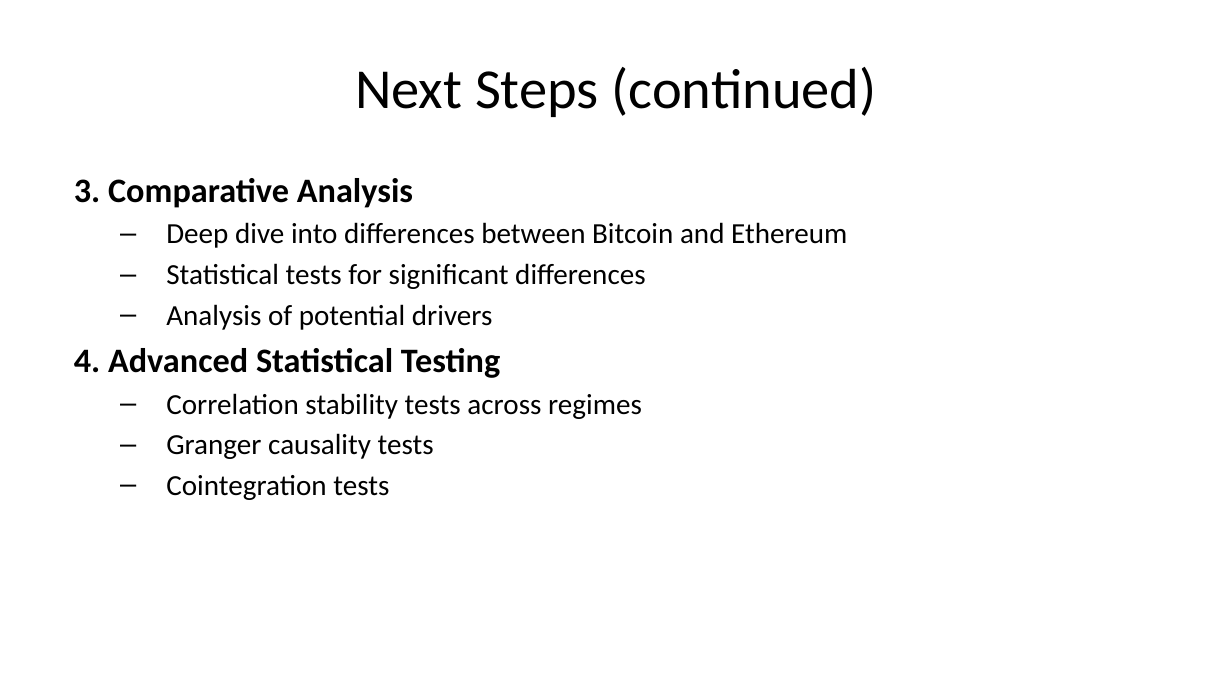
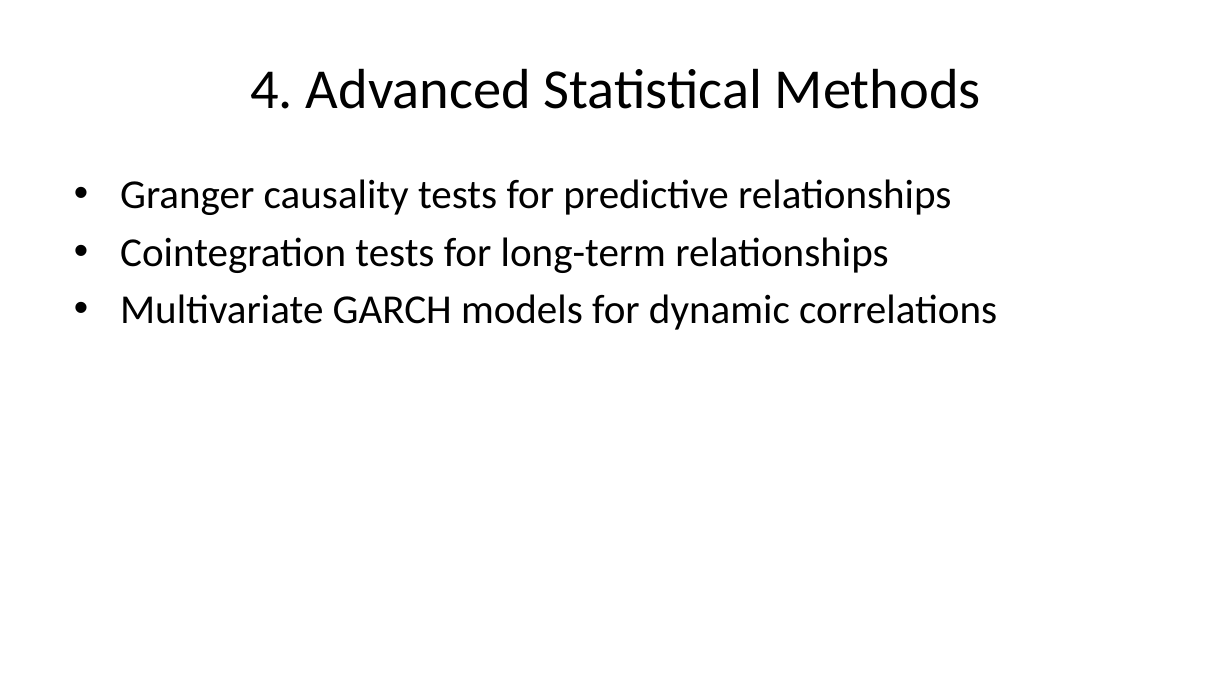
Before and after one commit to SakethKanchi/Cryptocurrency_Commodity_Correlation, a slide deck: slide 45 of presentation.pptx (slide 34 before the commit). Drawn at 1232x693 pixels with LibreOffice and Linux fonts; fonts in the diff are those of the drawing. Boxes give left, top, right and bottom in pixels: in the first picture for what was removed or moved away, otherwise in the second. Text is boxed around its words. In the diff, an @@ line names an element or a change of style, - is before the commit and + after.

```diff
--- a/presentation.pptx
+++ b/presentation.pptx
@@ title at (250,68,981,109): text changed @@
-Next Steps (continued)
+4. Advanced Statistical Methods
@@ text at (120,179,997,330): text changed; size 17 to 24 pt @@
-3. Comparative Analysis
-  – Deep dive into differences between Bitcoin and Ethereum
-  – Statistical tests for significant differences
-  – Analysis of potential drivers
-4. Advanced Statistical Testing
-  – Correlation stability tests across regimes
-  – Granger causality tests
-  – Cointegration tests
+• Granger causality tests for predictive relationships
+• Cointegration tests for long-term relationships
+• Multivariate GARCH models for dynamic correlations
```
Also in this commit, not shown: 33 other slides changed, 14 slides added, 3 slides removed, 11 other files.
